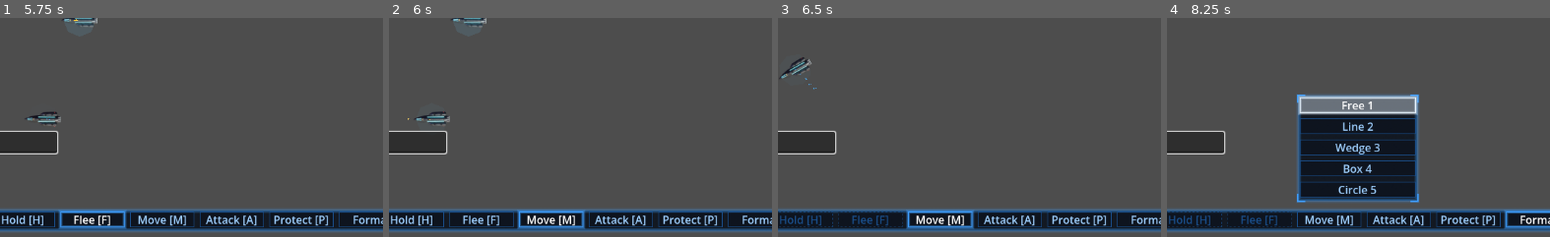
Above: before the commit, frames 1-4 (left to right).
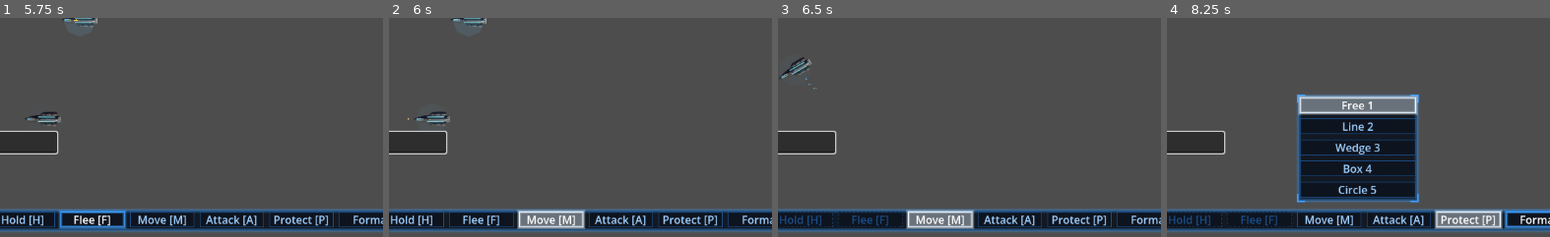
Above: after the commit, the same moments.

Repository: darthlemi/SpaceGame
Game: Godot game, scene res://scenes/combat/combat_scene.tscn
Two runs of this game, one before a commit and one after it. Both use one fixed random seed, a clock stepped at 60 frames per second and the inputs below. This scene is started directly instead of the project's main scene.
Inputs (mouse positions are % of the whole screen's width and height, from its top left):
- Up to frame 1 (5.75 s): click (15, 78) at 0.52 s; type "12" at 0.6 s; click "||" at 1.25 s; click "1x" at 2 s; click "3x" at 2.75 s; click "5x" at 3.5 s; click "Hold [H]" at 4.25 s; click "Flee [F]" at 5 s
- Up to frame 2 (6 s): click "Move [M]" at 5.75 s
- Up to frame 3 (6.5 s): no input
- Up to frame 4 (8.25 s): click "Attack [A]" at 6.5 s; click "Protect [P]" at 7.25 s; click "Formation: Free ^" at 8 s
The pictures show only the part of the screen within x 21-71%, y 50-100%; the shares and areas given below are measured in that part.

Frame 1 is identical in both runs. In frame 2, 1.5% of the frame differs, in the area x 33-52%, y 87-97%; in frame 3, 1.5%; in frame 4, 1.6%, in the area x 69-88%, y 87-97%.

Commit message:
Final review fixes: register fleet_commander async tests, make armed commands toggle off, show armed state on order bar, rescale refit engine resources
- tests/run_tests.gd now calls test_fleet_commander.run_async, so its three
  right-click/attack/selection tests actually execute.
- FleetCommander.set_armed_command toggles off when the same command is
  re-armed, and Hold/Flee clear the armed command, so the smart right-click
  default is reachable again after arming Move/Attack/Protect.
- FleetCommander emits armed_command_changed; OrderBar.show_armed keeps the
  Move/Attack/Protect buttons' pressed state (now a shared ButtonGroup) in
  sync, wired up in combat_scene.gd.
- Rescaled the five refit engine .tres resources by the Task 4 pacing
  retune's corvette/capital ratios so equipped refits don't undo the pacing
  change; updated the tests that asserted the old absolute numbers.

Co-Authored-By: Claude Sonnet 5 <noreply@anthropic.com>

Diff:
--- a/resources/engines/engine_dominion_heavy.tres
+++ b/resources/engines/engine_dominion_heavy.tres
@@ -5,7 +5,7 @@
 [resource]
 script = ExtResource("1")
 item_name = "Heavy Drive"
-max_speed = 180.0
-turn_rate = 2.5
-acceleration = 200.0
+max_speed = 160.0
+turn_rate = 2.1
+acceleration = 166.7
 rarity = 1
--- a/resources/engines/engine_dominion_titan.tres
+++ b/resources/engines/engine_dominion_titan.tres
@@ -5,7 +5,7 @@
 [resource]
 script = ExtResource("1")
 item_name = "Titan Drive"
-max_speed = 160.0
-turn_rate = 2.0
-acceleration = 250.0
+max_speed = 142.2
+turn_rate = 1.7
+acceleration = 208.3
 rarity = 2
--- a/resources/engines/engine_freehold_racer.tres
+++ b/resources/engines/engine_freehold_racer.tres
@@ -5,7 +5,7 @@
 [resource]
 script = ExtResource("1")
 item_name = "Racer Drive"
-max_speed = 300.0
-turn_rate = 5.0
-acceleration = 180.0
+max_speed = 214.3
+turn_rate = 3.5
+acceleration = 130.9
 rarity = 2
--- a/resources/engines/engine_freehold_scout.tres
+++ b/resources/engines/engine_freehold_scout.tres
@@ -5,7 +5,7 @@
 [resource]
 script = ExtResource("1")
 item_name = "Scout Drive"
-max_speed = 260.0
-turn_rate = 4.5
-acceleration = 170.0
+max_speed = 185.7
+turn_rate = 3.2
+acceleration = 123.6
 rarity = 1
--- a/resources/engines/engine_standard.tres
+++ b/resources/engines/engine_standard.tres
@@ -5,7 +5,7 @@
 [resource]
 script = ExtResource("1")
 item_name = "Standard Engine"
-max_speed = 200.0
-turn_rate = 3.0
-acceleration = 150.0
+max_speed = 142.9
+turn_rate = 2.1
+acceleration = 109.1
 rarity = 0
--- a/scripts/combat/combat_scene.gd
+++ b/scripts/combat/combat_scene.gd
@@ -75,6 +75,7 @@
 	order_bar.formation_picked.connect(fleet_commander.set_formation)
 	fleet_commander.formation_changed.connect(order_bar.show_formation)
 	fleet_commander.selection_changed.connect(order_bar.set_has_selection)
+	fleet_commander.armed_command_changed.connect(order_bar.show_armed)
 	fleet_commander.selected_ships = _initial_selection()
 	debug_console.command_entered.connect(_on_debug_command)
 	var debug_menu := DebugMenu.new()
--- a/scripts/controllers/fleet_commander.gd
+++ b/scripts/controllers/fleet_commander.gd
@@ -28,6 +28,7 @@
 
 signal formation_changed(type: Formation.Type)
 signal selection_changed(has_selection: bool)
+signal armed_command_changed(has_command: bool, type: Order.Type)
 
 var _last_has_selection: bool = false
 var _drag_start: Vector2 = Vector2.ZERO
@@ -40,17 +41,28 @@
 
 func order_flee() -> void:
 	_order_live_selection(func(): return Order.flee())
+	_clear_armed_command()
 
 func order_hold() -> void:
 	_order_live_selection(func(): return Order.hold_position())
+	_clear_armed_command()
 
 func set_formation(type: Formation.Type) -> void:
 	active_formation = type
 	formation_changed.emit(type)
 
+# Re-arming the already-armed command un-arms it; arming a different one swaps cleanly.
 func set_armed_command(type: Order.Type) -> void:
+	if _has_armed_command and armed_command == type:
+		_clear_armed_command()
+		return
 	armed_command = type
 	_has_armed_command = true
+	armed_command_changed.emit(true, armed_command)
+
+func _clear_armed_command() -> void:
+	_has_armed_command = false
+	armed_command_changed.emit(false, armed_command)
 
 func _process(_delta: float) -> void:
 	# A selected ship can jump out mid-battle; the bar must notice without a new selection.
--- a/scripts/ui/order_bar.gd
+++ b/scripts/ui/order_bar.gd
@@ -35,6 +35,10 @@
 	attack_button.pressed.connect(func(): attack_pressed.emit())
 	protect_button.pressed.connect(func(): protect_pressed.emit())
 	formation_button.pressed.connect(func(): popup.visible = not popup.visible)
+	var order_group := ButtonGroup.new()
+	for button in [move_button, attack_button, protect_button]:
+		button.toggle_mode = true
+		button.button_group = order_group
 	var group := ButtonGroup.new()
 	# Hotkeys 1-5 follow the enum order.
 	for type in Formation.Type.values():
@@ -59,6 +63,14 @@
 	for key in _formation_buttons:
 		_formation_buttons[key].set_pressed_no_signal(key == type)
 
+# Keeps the Move/Attack/Protect buttons' pressed state in sync with the commander's armed
+# command. has_command false clears all three (set_pressed_no_signal skips the group, so
+# each button needs clearing by hand).
+func show_armed(has_command: bool, type: Order.Type) -> void:
+	move_button.set_pressed_no_signal(has_command and type == Order.Type.MOVE_TO)
+	attack_button.set_pressed_no_signal(has_command and type == Order.Type.ATTACK_TARGET)
+	protect_button.set_pressed_no_signal(has_command and type == Order.Type.PROTECT)
+
 func _on_formation_button_pressed(type: Formation.Type) -> void:
 	popup.visible = false
 	formation_picked.emit(type)
--- a/tests/run_tests.gd
+++ b/tests/run_tests.gd
@@ -326,6 +326,12 @@
 		print("FAIL [%s]: %s" % [weapon_focus_and_dodge_test.resource_path, f])
 	total_failures += weapon_focus_and_dodge_failures.size()
 
+	var fleet_commander_test = preload("res://tests/test_fleet_commander.gd")
+	var fleet_commander_failures: Array[String] = await fleet_commander_test.run_async(self)
+	for f in fleet_commander_failures:
+		print("FAIL [%s]: %s" % [fleet_commander_test.resource_path, f])
+	total_failures += fleet_commander_failures.size()
+
 	if total_failures == 0:
 		print("All tests passed.")
 	else:
--- a/tests/test_combat_scene.gd
+++ b/tests/test_combat_scene.gd
@@ -133,8 +133,8 @@
 			failures.append("campaign battle: expected the equipped railgun applied to the spawned player's weapon mount")
 		if not is_equal_approx(spawned_player.shield.max_shield, 35.0):
 			failures.append("campaign battle: expected the equipped aegis shield's max_shield (35.0) applied, got %s" % spawned_player.shield.max_shield)
-		if not is_equal_approx(spawned_player.engine.max_speed, 300.0):
-			failures.append("campaign battle: expected the equipped racer engine's max_speed (300.0) applied, got %s" % spawned_player.engine.max_speed)
+		if not is_equal_approx(spawned_player.engine.max_speed, 214.3):
+			failures.append("campaign battle: expected the equipped racer engine's max_speed (214.3) applied, got %s" % spawned_player.engine.max_speed)
 		if spawned_player.weapon_mounts.size() != 1 or not is_equal_approx(spawned_player.weapon_mounts[0].current_hp, 3.0):
 			failures.append("campaign battle: expected spawned player mount current_hp carried over from composition")
 
--- a/tests/test_crew_rules.gd
+++ b/tests/test_crew_rules.gd
@@ -61,8 +61,8 @@
 		failures.append("comp_top_speed: expected a half-hp engine at base * 0.5, got %s" % CrewRules.comp_top_speed(damaged_engine))
 	var racer := ShipType.new_composition(ShipType.Kind.CORVETTE)
 	racer["engine_item"] = "res://resources/engines/engine_freehold_racer.tres"
-	if not is_equal_approx(CrewRules.comp_top_speed(racer), 300.0):
-		failures.append("comp_top_speed: expected the equipped engine's max_speed 300, got %s" % CrewRules.comp_top_speed(racer))
+	if not is_equal_approx(CrewRules.comp_top_speed(racer), 214.3):
+		failures.append("comp_top_speed: expected the equipped engine's max_speed 214.3, got %s" % CrewRules.comp_top_speed(racer))
 
 	var capital_no_key := {"ship_type": ShipType.Kind.CAPITAL}
 	if CrewRules.crew_of(capital_no_key) != 40:
--- a/tests/test_engine_core.gd
+++ b/tests/test_engine_core.gd
@@ -6,8 +6,8 @@
 	if engine == null:
 		failures.append("engine_freehold_racer.tres: failed to load")
 		return failures
-	if not is_equal_approx(engine.max_speed, 300.0):
-		failures.append("engine_freehold_racer: expected max_speed 300.0, got %s" % engine.max_speed)
+	if not is_equal_approx(engine.max_speed, 214.3):
+		failures.append("engine_freehold_racer: expected max_speed 214.3, got %s" % engine.max_speed)
 	if engine.rarity != PartRarity.Tier.RARE:
 		failures.append("engine_freehold_racer: expected rarity RARE, got %s" % engine.rarity)
 
--- a/tests/test_fleet_commander.gd
+++ b/tests/test_fleet_commander.gd
@@ -1,4 +1,6 @@
 extends RefCounted
+
+const CorvetteScene = preload("res://scenes/ship/ship_corvette.tscn")
 
 static func run() -> Array[String]:
 	var failures: Array[String] = []
@@ -15,6 +17,8 @@
 	_check_armed_move_issues_command(failures)
 	_check_armed_protect_targets_ally(failures)
 	_check_left_click_selects_and_deselects(failures)
+	_check_rearming_same_command_unarms(failures)
+	_check_arming_different_command_swaps(failures)
 	return failures
 
 static func _make_ship(pos: Vector2) -> Ship:
@@ -246,6 +250,36 @@
 	first.free()
 	second.free()
 
+static func _check_rearming_same_command_unarms(failures: Array[String]) -> void:
+	var commander := FleetCommander.new()
+	var seen: Array = []
+	commander.armed_command_changed.connect(func(has_command: bool, type: Order.Type): seen.append([has_command, type]))
+	commander.set_armed_command(Order.Type.MOVE_TO)
+	if not commander._has_armed_command:
+		failures.append("set_armed_command: expected arming MOVE_TO to set _has_armed_command true")
+	commander.set_armed_command(Order.Type.MOVE_TO)
+	if commander._has_armed_command:
+		failures.append("set_armed_command: expected re-arming the same command to un-arm it")
+	if seen != [[true, Order.Type.MOVE_TO], [false, Order.Type.MOVE_TO]]:
+		failures.append("set_armed_command: expected armed_command_changed(true) then (false), got %s" % [seen])
+	commander.free()
+
+static func _check_arming_different_command_swaps(failures: Array[String]) -> void:
+	var commander := FleetCommander.new()
+	commander.set_armed_command(Order.Type.MOVE_TO)
+	commander.set_armed_command(Order.Type.ATTACK_TARGET)
+	if not commander._has_armed_command or commander.armed_command != Order.Type.ATTACK_TARGET:
+		failures.append("set_armed_command: expected arming a different command to swap cleanly, got has=%s type=%s" % [commander._has_armed_command, commander.armed_command])
+	commander.free()
+
+static func _spawn_ship(tree: SceneTree, pos: Vector2) -> Ship:
+	# A real ship scene, not a bare Ship.new(): _ready() needs its Hull/Shield/Engine
+	# children, which only exist once added to the tree via this scene.
+	var ship: Ship = CorvetteScene.instantiate()
+	tree.root.add_child(ship)
+	ship.global_position = pos
+	return ship
+
 static func run_async(tree: SceneTree) -> Array[String]:
 	var failures: Array[String] = []
 	await _check_armed_attack_targets_enemy(tree, failures)
@@ -254,10 +288,8 @@
 	return failures
 
 static func _check_armed_attack_targets_enemy(tree: SceneTree, failures: Array[String]) -> void:
-	var enemy := _make_ship(Vector2(400, 400))
-	tree.root.add_child(enemy)
-	var ship := _make_ship(Vector2(100, 100))
-	tree.root.add_child(ship)
+	var enemy := _spawn_ship(tree, Vector2(400, 400))
+	var ship := _spawn_ship(tree, Vector2(100, 100))
 	var commander := _selected_commander([ship])
 	tree.root.add_child(commander)
 	commander.ships = [ship]
@@ -274,10 +306,8 @@
 
 # Right-click's unarmed default: attack when the click lands on an enemy, move otherwise.
 static func _check_unarmed_right_click_attacks_or_moves(tree: SceneTree, failures: Array[String]) -> void:
-	var enemy := _make_ship(Vector2(400, 400))
-	tree.root.add_child(enemy)
-	var ship := _make_ship(Vector2(100, 100))
-	tree.root.add_child(ship)
+	var enemy := _spawn_ship(tree, Vector2(400, 400))
+	var ship := _spawn_ship(tree, Vector2(100, 100))
 	var commander := _selected_commander([ship])
 	tree.root.add_child(commander)
 	commander.ships = [ship]
@@ -298,8 +328,7 @@
 # Issuing an order via right-click must not clear the selection -- only a left click on
 # empty space does that.
 static func _check_right_click_keeps_selection(tree: SceneTree, failures: Array[String]) -> void:
-	var ship := _make_ship(Vector2(100, 100))
-	tree.root.add_child(ship)
+	var ship := _spawn_ship(tree, Vector2(100, 100))
 	var commander := _selected_commander([ship])
 	tree.root.add_child(commander)
 	commander.ships = [ship]
--- a/tests/test_order_bar.gd
+++ b/tests/test_order_bar.gd
@@ -10,6 +10,7 @@
 	await _check_label_tracks_formation(tree, failures)
 	await _check_bar_inside_viewport_and_stops_mouse(tree, failures)
 	await _check_new_buttons_emit(tree, failures)
+	await _check_show_armed_tracks_pressed_state(tree, failures)
 	return failures
 
 static func _open(tree: SceneTree) -> OrderBar:
@@ -121,3 +122,16 @@
 	if presses != ["move", "attack", "protect"]:
 		failures.append("order bar: expected move_pressed, attack_pressed, protect_pressed in order, got %s" % [presses])
 	bar.get_parent().queue_free()
+
+static func _check_show_armed_tracks_pressed_state(tree: SceneTree, failures: Array[String]) -> void:
+	var bar := await _open(tree)
+	var move_btn: Button = bar.get_node("Row/MoveButton")
+	var attack_btn: Button = bar.get_node("Row/AttackButton")
+	var protect_btn: Button = bar.get_node("Row/ProtectButton")
+	bar.show_armed(true, Order.Type.ATTACK_TARGET)
+	if move_btn.button_pressed or not attack_btn.button_pressed or protect_btn.button_pressed:
+		failures.append("order bar: expected only Attack pressed when ATTACK_TARGET is armed, got move=%s attack=%s protect=%s" % [move_btn.button_pressed, attack_btn.button_pressed, protect_btn.button_pressed])
+	bar.show_armed(false, Order.Type.ATTACK_TARGET)
+	if move_btn.button_pressed or attack_btn.button_pressed or protect_btn.button_pressed:
+		failures.append("order bar: expected all three cleared when nothing is armed, got move=%s attack=%s protect=%s" % [move_btn.button_pressed, attack_btn.button_pressed, protect_btn.button_pressed])
+	bar.get_parent().queue_free()
